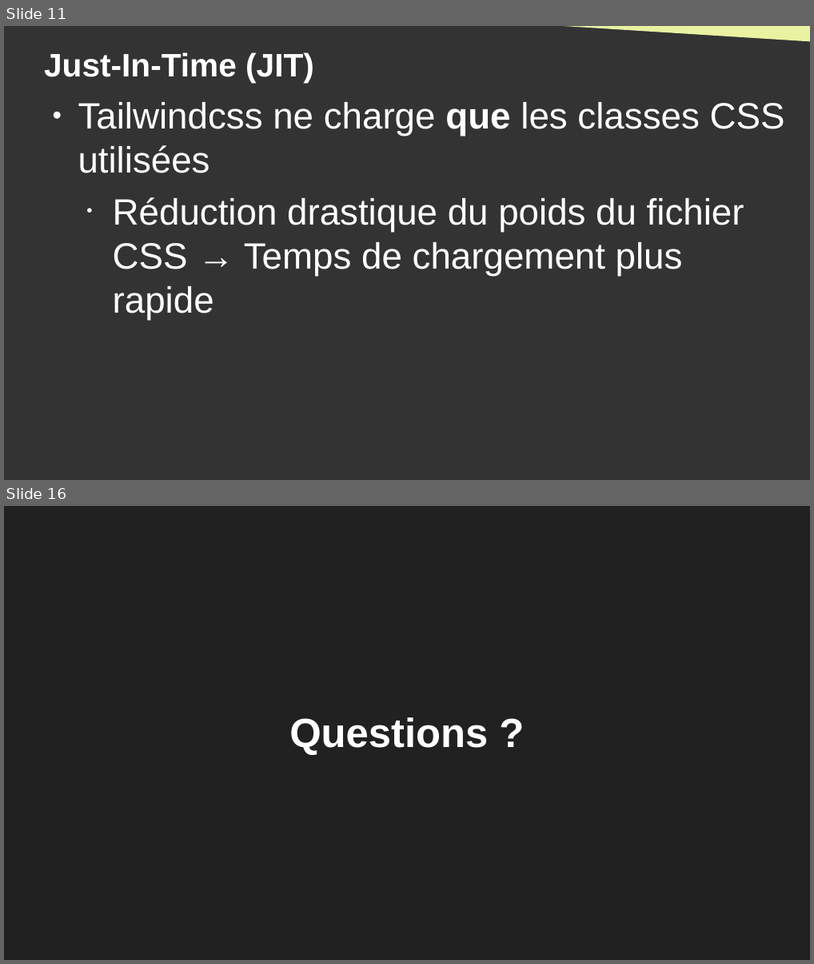
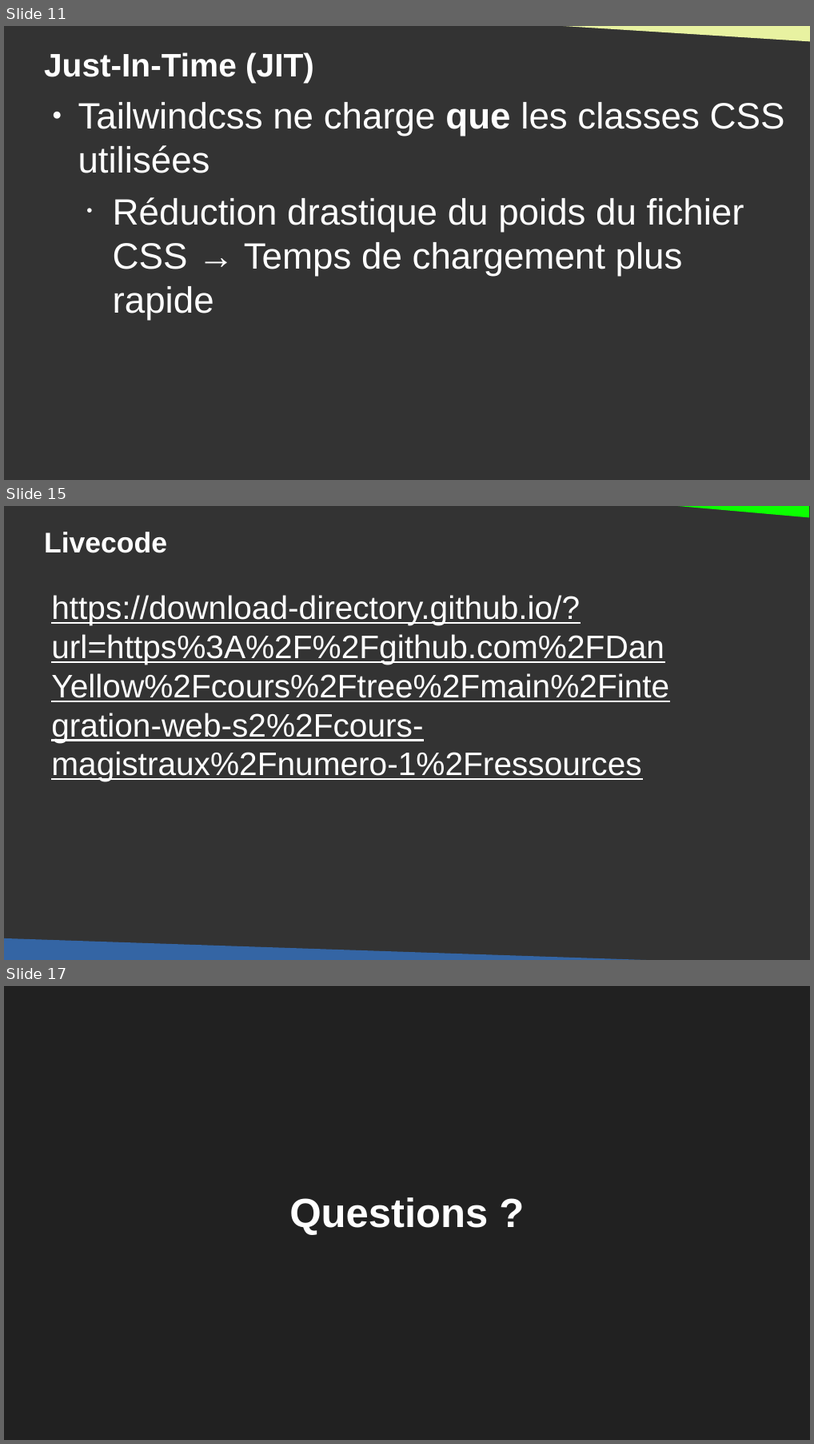
Before and after one commit to DanYellow/cours, a slide deck: integration-web-s2/cours-magistraux/numero-1/presentation.odp. Shown one above the other, each under a label of ours: slides 11 and 16 before the commit, slides 11, 15 and 17 after it; the slides between them are not shown. The pictures are 814x964 and 814x1444 pixels, drawn with LibreOffice and Linux fonts; fonts in the diff are those of the drawing. Boxes give left, top, right and bottom in pixels: in the first picture for what was removed or moved away, otherwise in the second. Text is boxed around its words. In the diff, an @@ line names an element or a change of style, - is before the commit and + after.

```diff
--- a/integration-web-s2/cours-magistraux/numero-1/presentation.odp
+++ b/integration-web-s2/cours-magistraux/numero-1/presentation.odp
@@ slide 15 added at (4,506,810,960), background #333333 @@
@@ right triangle added at (642,506,810,518), fill #0BFF00 @@
@@ title added at (44,532,167,553), 28 pt, text #FFFFFF, bold @@
+Livecode
@@ text added at (51,595,670,781), 32 pt, text #FFFFFF, underline @@
+https://download-directory.github.io/?url=https%3A%2F%2Fgithub.com%2FDanYellow%2Fcours%2Ftree%2Fmain%2Fintegration-web-s2%2Fcours-magistraux%2Fnumero-1%2Fressources
@@ right triangle added at (4,938,758,960), fill #3465A4 @@
@@ what was slide 16 is now slide 17 @@
```
Also in this commit, not shown: 3 slides changed, 4 other files.
